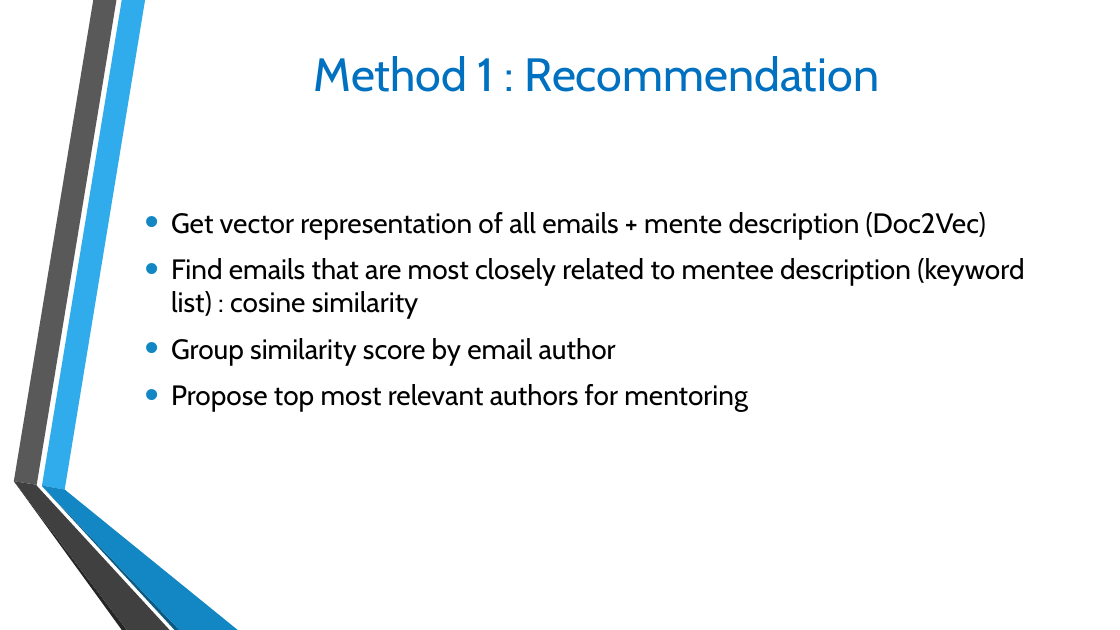
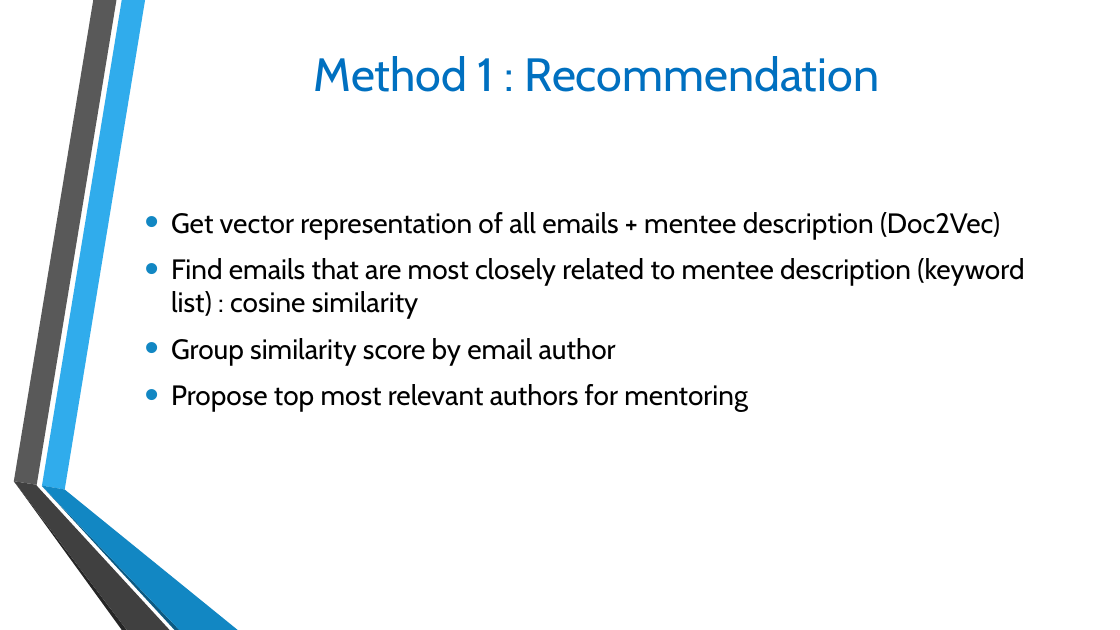
Before and after one commit to yana-ponomarova/enron, a slide deck: slide 10 of Slides/Mentor-mentee recommendation system.pptx. Drawn at 1120x630 pixels with LibreOffice and Linux fonts; fonts in the diff are those of the drawing; background and template pictures are left out. Boxes give left, top, right and bottom in pixels: in the first picture for what was removed or moved away, otherwise in the second. Text is boxed around its words. In the diff, an @@ line names an element or a change of style, - is before the commit and + after.

Commit message:
typo

```diff
--- a/Slides/Mentor-mentee recommendation system.pptx
+++ b/Slides/Mentor-mentee recommendation system.pptx
@@ text at bbox=[171, 212, 1000, 239]: text changed @@
-• Get vector representation of all emails + mente description (Doc2Vec)
+• Get vector representation of all emails + mentee description (Doc2Vec)
```
Also in this commit, not shown: 1 other slide changed.
